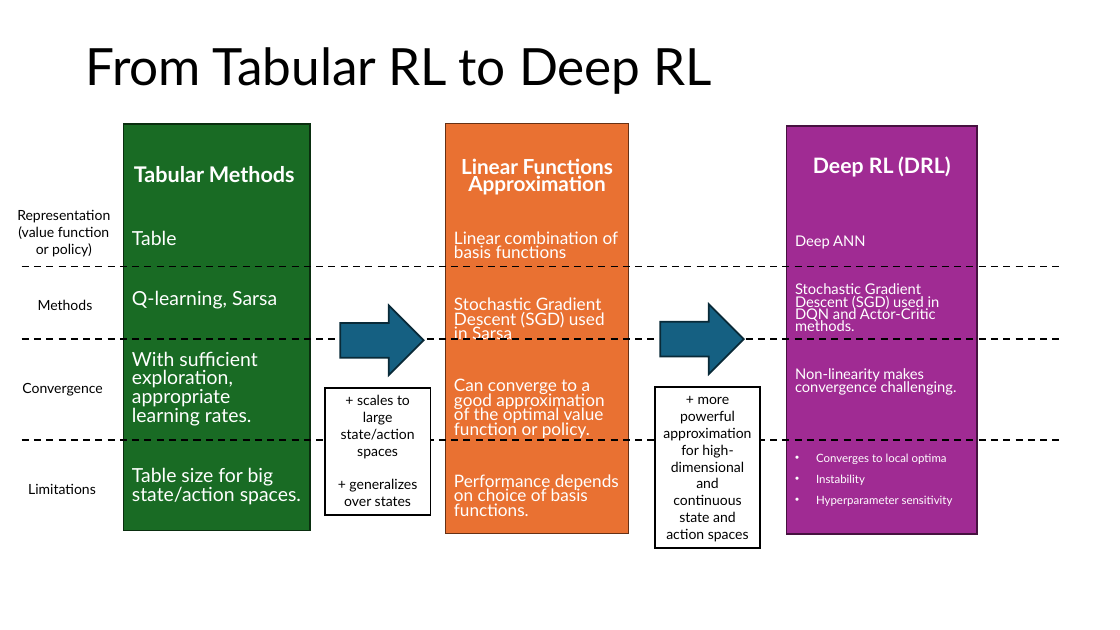
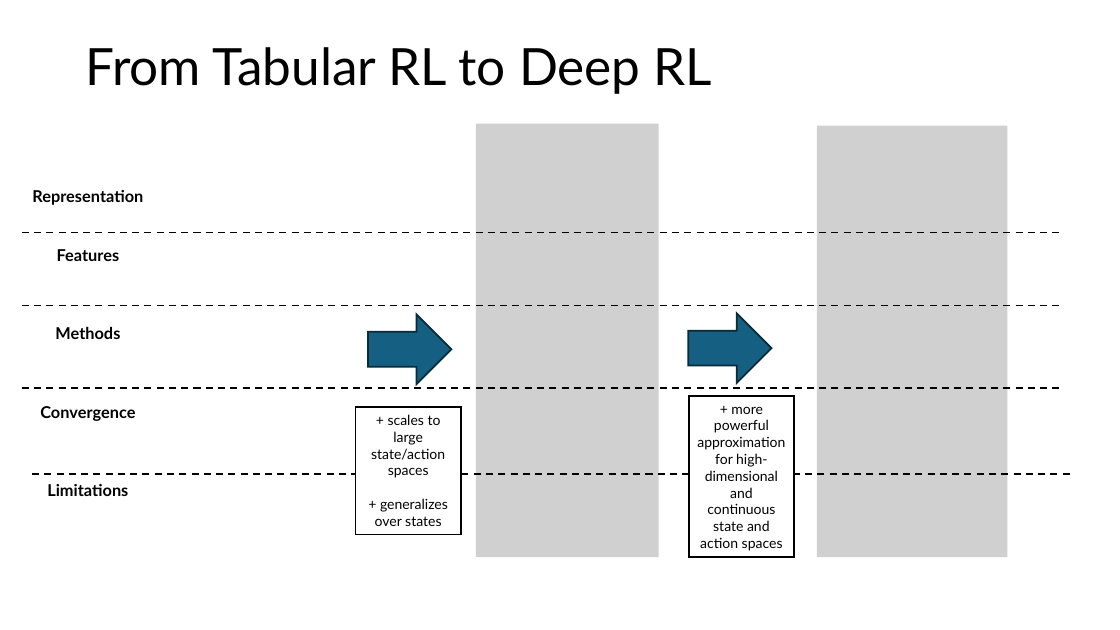
Before and after one commit to mhahsler/Introduction_to_Reinforcement_Learning, a slide deck: slide 4 of slides/Lecture_DRL.pptx. Drawn at 1120x630 pixels with LibreOffice and Linux fonts; fonts in the diff are those of the drawing; grey boxes stand for pictures. Boxes give left, top, right and bottom in pixels: in the first picture for what was removed or moved away, otherwise in the second. Text is boxed around its words. In the diff, an @@ line names an element or a change of style, - is before the commit and + after.

Commit message:
Updated slides.

```diff
--- a/slides/Lecture_DRL.pptx
+++ b/slides/Lecture_DRL.pptx
@@ text removed at <box>124,124,310,530</box> @@
-Tabular Methods
-Table
-Q-learning, Sarsa
-With sufficient exploration, appropriate learning rates.
-Table size for big state/action spaces.
@@ rectangle removed at <box>445,124,628,534</box> @@
-Linear Functions Approximation
-Linear combination of basis functions
-Stochastic Gradient Descent (SGD) used in Sarsa
-Can converge to a good approximation of the optimal value function or policy.
-Performance depends on choice of basis functions.
@@ picture added at <box>476,124,659,557</box> @@
@@ rectangle removed at <box>787,126,978,534</box> @@
-Deep RL (DRL)
-Deep ANN
-Stochastic Gradient Descent (SGD) used in DQN and Actor-Critic methods.
-Non-linearity makes convergence challenging.
-• Converges to local optima
-• Instability
-• Hyperparameter sensitivity
@@ picture added at <box>818,126,1008,558</box> @@
@@ text at <box>32,190,143,496</box>: text changed; size 12 to 14 pt; bold on @@
-Representation
-(value function or policy)
+Representation
+Features
+Methods
+Convergence
+Limitations
@@ line moved from (22, 266) - (1065, 266) to (22, 233) - (1065, 233) @@
@@ text removed at <box>38,299,93,310</box> @@
-Methods
@@ line added from (22, 306) to (1065, 306), #000000 1.5 pt dashed @@
@@ right arrow: place and size @@
-right arrow at <box>340,306,423,376</box>
+right arrow at <box>368,314,451,384</box>
@@ right arrow: place and size @@
-right arrow at <box>660,304,744,374</box>
+right arrow at <box>688,313,771,383</box>
@@ line moved from (22, 339) - (1065, 339) to (22, 388) - (1065, 388) @@
@@ text removed at <box>22,383,102,396</box> @@
-Convergence
@@ rectangle "+ scales to large state/action ...": place and size @@
-rectangle "+ scales to large state/action ..." at <box>325,388,431,515</box>
+rectangle "+ scales to large state/action ..." at <box>355,408,461,534</box>
@@ rectangle "+ more powerful approximation for ...": place and size @@
-rectangle "+ more powerful approximation for ..." at <box>655,386,761,548</box>
+rectangle "+ more powerful approximation for ..." at <box>689,396,795,557</box>
@@ line moved from (22, 439) - (1065, 439) to (32, 474) - (1075, 474) @@
@@ text removed at <box>28,484,96,494</box> @@
-Limitations
```
Also in this commit, not shown: 4 other slides changed, 1 slide added, 1 slide removed, 5 other files.
